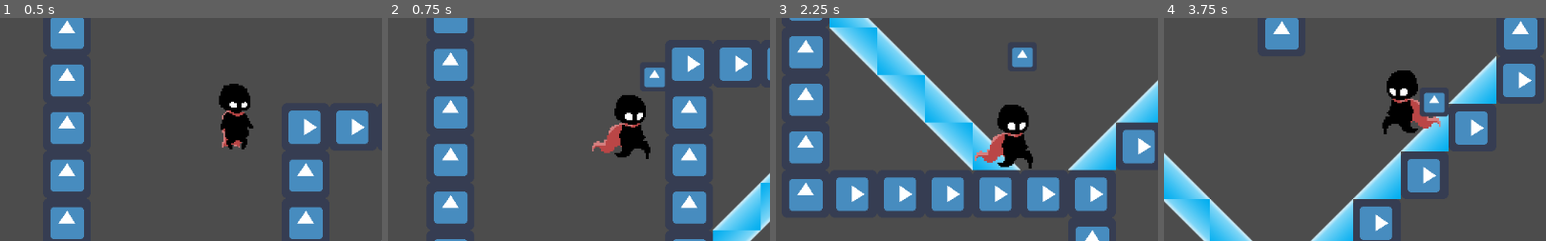
Above: before the commit, frames 1-4 (left to right).
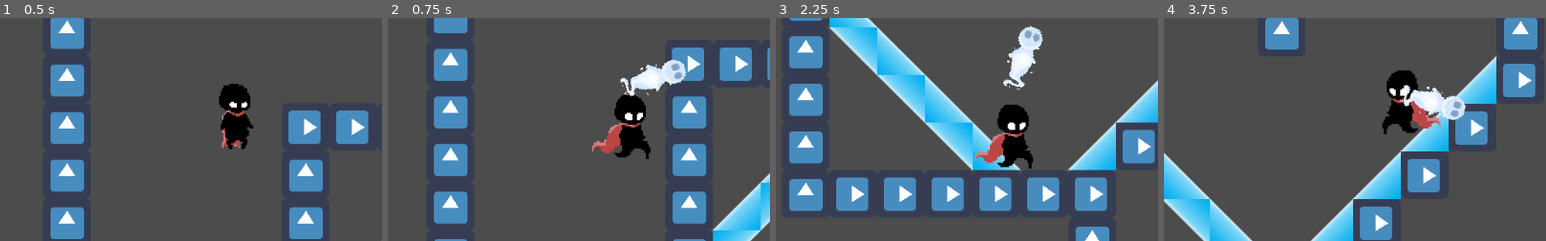
Above: after the commit, the same moments.

Repository: jeremycryan/Professional-Game
Game: Godot game, scene res://TestScene.tscn
The game is run twice, just before and just after one commit, with the same random seed, the same clock (stepped at 60 frames per second) and the same inputs. The engine's default icon, where the game draws it, is replaced by a stand-in: a white triangle on a blue panel in a dark square.
Inputs (mouse positions are % of the whole screen's width and height, from its top left):
- Up to frame 1 (0.5 s): no input
- Up to frame 2 (0.75 s): move the mouse to (72, 45) at 0.52 s; hold D (mv_right) from 0.53 s (still down); click (72, 45) at 0.6 s
- Up to frame 3 (2.25 s): move the mouse to (30, 55) at 1.27 s; release D (mv_right) at 1.28 s; hold S (mv_down) 1.28-2.03 s; tap Space (tele) at 1.35 s; move the mouse to (60, 28) at 2.02 s; hold D (mv_right) from 2.03 s (still down); click (60, 28) at 2.1 s
- Up to frame 4 (3.75 s): move the mouse to (45, 70) at 2.77 s; release D (mv_right) at 2.78 s; hold W (mv_up) 2.78-3.53 s; tap Space (tele) at 2.85 s; move the mouse to (80, 65) at 3.52 s; hold A (mv_left) from 3.53 s (still down); click (80, 65) at 3.6 s
The pictures show only the part of the screen within x 19-69%, y 33-83%; the shares and areas given below are measured in that part.

Frame 1 is identical in both runs. In frame 2, 1.4% of the frame differs, in the area x 60-78%, y 18-36%; in frame 3, 1.4%; in frame 4, 1.5%, in the area x 61-79%, y 29-47%.

Commit message:
Added bullet animation

Diff:
--- a/Bullet.gd
+++ b/Bullet.gd
@@ -4,16 +4,29 @@
 # var a = 2
 # var b = "textvar"
 const standable = false
+onready var anim = find_node("anim_player")
 
 func _ready():
 	# Called every time the node is added to the scene.
 	# Initialization here
 	pass
 
-#func _process(delta):
-#	# Called every frame. Delta is time since last frame.
-#	# Update game logic here.
-#	pass
+func _process(delta):
+	# Called every frame. Delta is time since last frame.
+	# Update game logic here.
+
+	var v = linear_velocity
+	var angle = atan2(v[1], v[0])
+	print(angle)
+
+	var sprite = find_node("CollisionShape2D");
+	sprite.rotation = angle + PI/2
+
+	if not anim.is_playing():
+		anim.play("Fly");
+
+
+
 
 func _integrate_forces(state):
 	for i in range(0, state.get_contact_count()):
--- a/Bullet.tscn
+++ b/Bullet.tscn
@@ -1,14 +1,33 @@
-[gd_scene load_steps=4 format=2]
+[gd_scene load_steps=5 format=2]
 
 [ext_resource path="res://Bullet.gd" type="Script" id=1]
-[ext_resource path="res://icon.png" type="Texture" id=2]
+[ext_resource path="res://!spooksprites/Player/Whisp.png" type="Texture" id=2]
+
+[sub_resource type="Animation" id=2]
+
+resource_name = "Fly"
+length = 0.35
+loop = false
+step = 0.35
+tracks/0/type = "value"
+tracks/0/path = NodePath("CollisionShape2D/Fly:frame")
+tracks/0/interp = 1
+tracks/0/loop_wrap = true
+tracks/0/imported = false
+tracks/0/enabled = true
+tracks/0/keys = {
+"times": PoolRealArray( 0, 0.05, 0.1, 0.15, 0.2, 0.25, 0.3 ),
+"transitions": PoolRealArray( 1, 1, 1, 1, 1, 1, 1 ),
+"update": 1,
+"values": [ 0, 1, 2, 3, 4, 5, 6 ]
+}
 
 [sub_resource type="CircleShape2D" id=1]
 
 custom_solver_bias = 0.0
 radius = 10.0
 
-[node name="Bullet" type="RigidBody2D"]
+[node name="Bullet" type="RigidBody2D" index="0"]
 
 input_pickable = false
 collision_layer = 8
@@ -31,14 +50,24 @@
 script = ExtResource( 1 )
 _sections_unfolded = [ "Transform" ]
 
-[node name="CollisionShape2D" type="CollisionShape2D" parent="." index="0"]
+[node name="anim_player" type="AnimationPlayer" parent="." index="0"]
+
+root_node = NodePath("..")
+autoplay = ""
+playback_process_mode = 1
+playback_default_blend_time = 0.0
+playback_speed = 1.0
+anims/Fly = SubResource( 2 )
+blend_times = [  ]
+
+[node name="CollisionShape2D" type="CollisionShape2D" parent="." index="1"]
 
 scale = Vector2( 1.5, 1.5 )
 shape = SubResource( 1 )
 _sections_unfolded = [ "Transform" ]
 
-[node name="Sprite" type="Sprite" parent="CollisionShape2D" index="0"]
+[node name="Fly" type="Sprite" parent="CollisionShape2D" index="0"]
 
-scale = Vector2( 0.40625, 0.40625 )
 texture = ExtResource( 2 )
-_sections_unfolded = [ "Transform" ]
+hframes = 7
+_sections_unfolded = [ "Animation", "Transform" ]
--- a/NewPlayer.tscn
+++ b/NewPlayer.tscn
@@ -122,7 +122,7 @@
 "values": [ 0, 1, 2, 3, 4, 5, 6, 7 ]
 }
 
-[node name="Player" type="RigidBody2D" index="0"]
+[node name="Player" type="RigidBody2D"]
 
 input_pickable = false
 collision_layer = 4
Binary file changed: !spooksprites/Player/Whisp.png
Not shown, changed: !spooksprites/Player/Whisp.png.import
